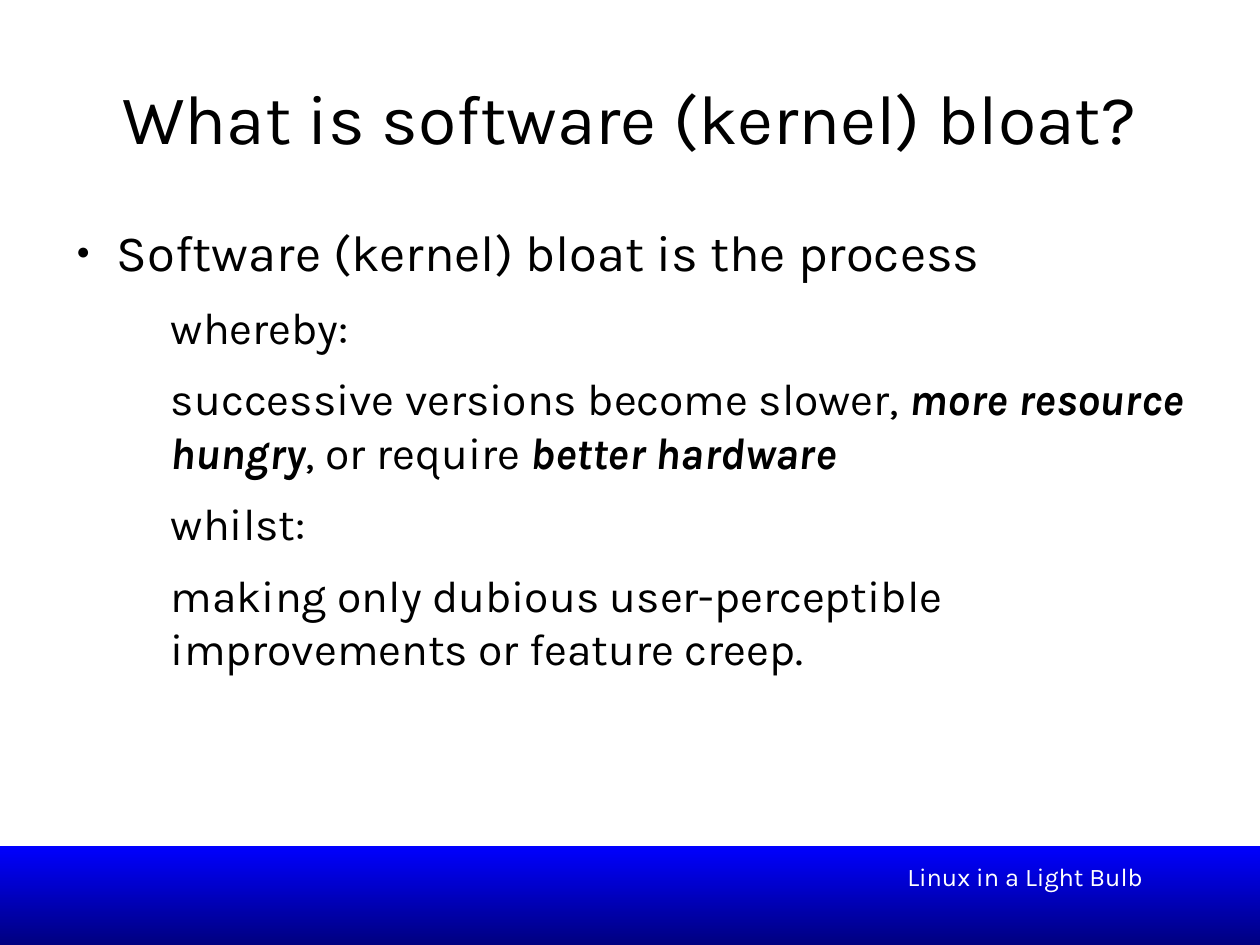
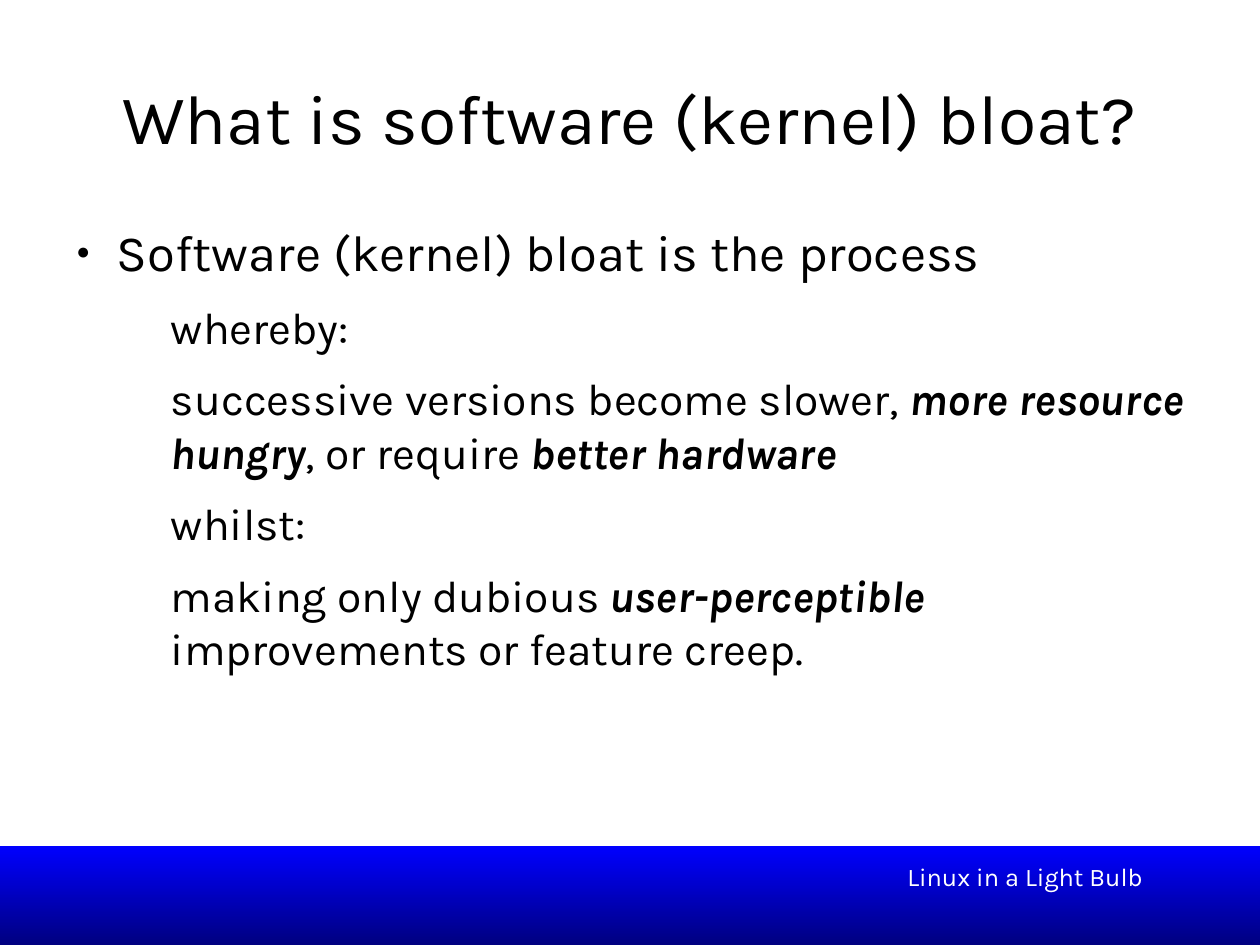
Before and after one commit to smipi1/elce2015, a slide deck: slide 9 of presentations/Linux_In_a_Lightbulb-Where_are_we_on_tinification-ELCE2015.odp (slide 2 before the commit). Drawn at 1260x945 pixels with LibreOffice and Linux fonts; fonts in the diff are those of the drawing; background and template pictures are left out. Boxes give left, top, right and bottom in pixels: in the first picture for what was removed or moved away, otherwise in the second. Text is boxed around its words. In the diff, an @@ line names an element or a change of style, - is before the commit and + after.

Commit message:
wip: kernel size background and history

```diff
--- a/presentations/Linux_In_a_Lightbulb-Where_are_we_on_tinification-ELCE2015.odp
+++ b/presentations/Linux_In_a_Lightbulb-Where_are_we_on_tinification-ELCE2015.odp
@@ text at [171,580,924,676]: bold on, italic on in "user-perceptible" @@
```
Also in this commit, not shown: 2 other slides changed, 4 slides added.
